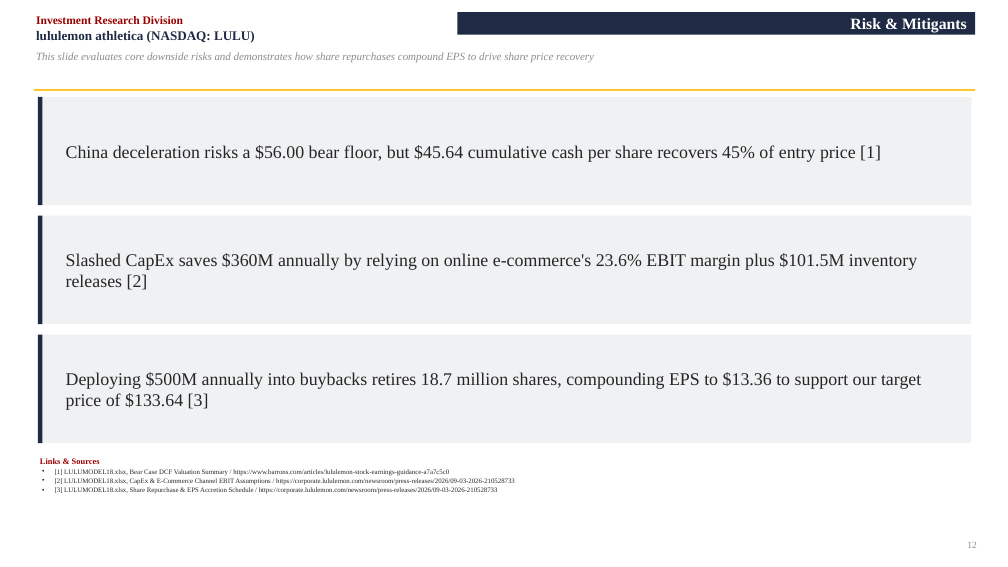
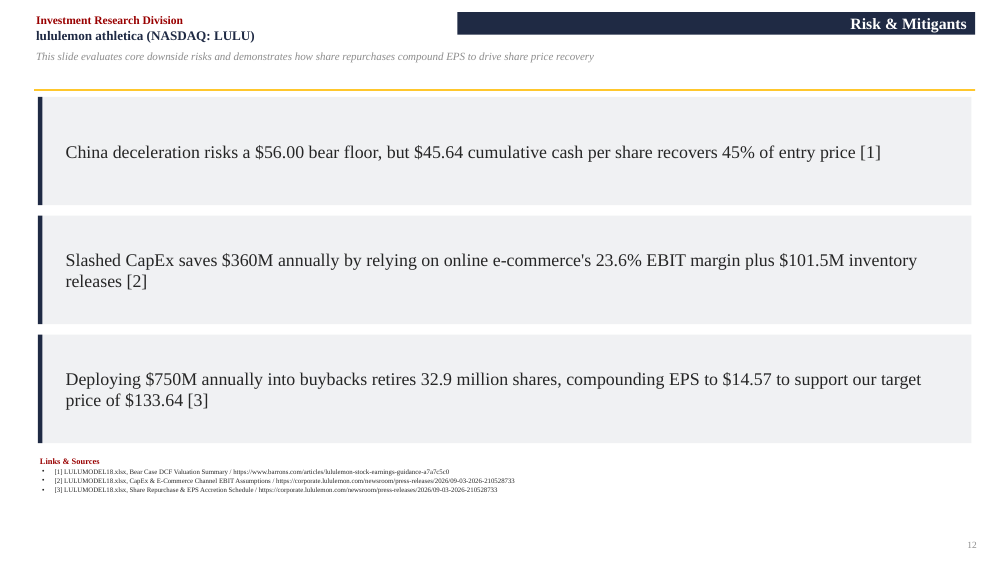
Before and after one commit to vengeanceaiUSC/RM, a slide deck: slide 12 of LULU/LULU_Investment_Pitch_Deck.pptx. Drawn at 1008x567 pixels with LibreOffice and Linux fonts; fonts in the diff are those of the drawing. Boxes give left, top, right and bottom in pixels: in the first picture for what was removed or moved away, otherwise in the second. Text is boxed around its words. In the diff, an @@ line names an element or a change of style, - is before the commit and + after.

```diff
--- a/LULU/LULU_Investment_Pitch_Deck.pptx
+++ b/LULU/LULU_Investment_Pitch_Deck.pptx
@@ text at (66, 372, 921, 410): text changed @@
-Deploying $500M annually into buybacks retires 18.7 million shares, compounding EPS to $13.36 to support our target price of $133.64 [3]
+Deploying $750M annually into buybacks retires 32.9 million shares, compounding EPS to $14.57 to support our target price of $133.64 [3]
```
Also in this commit, not shown: 4 other slides changed, 14 other files.
